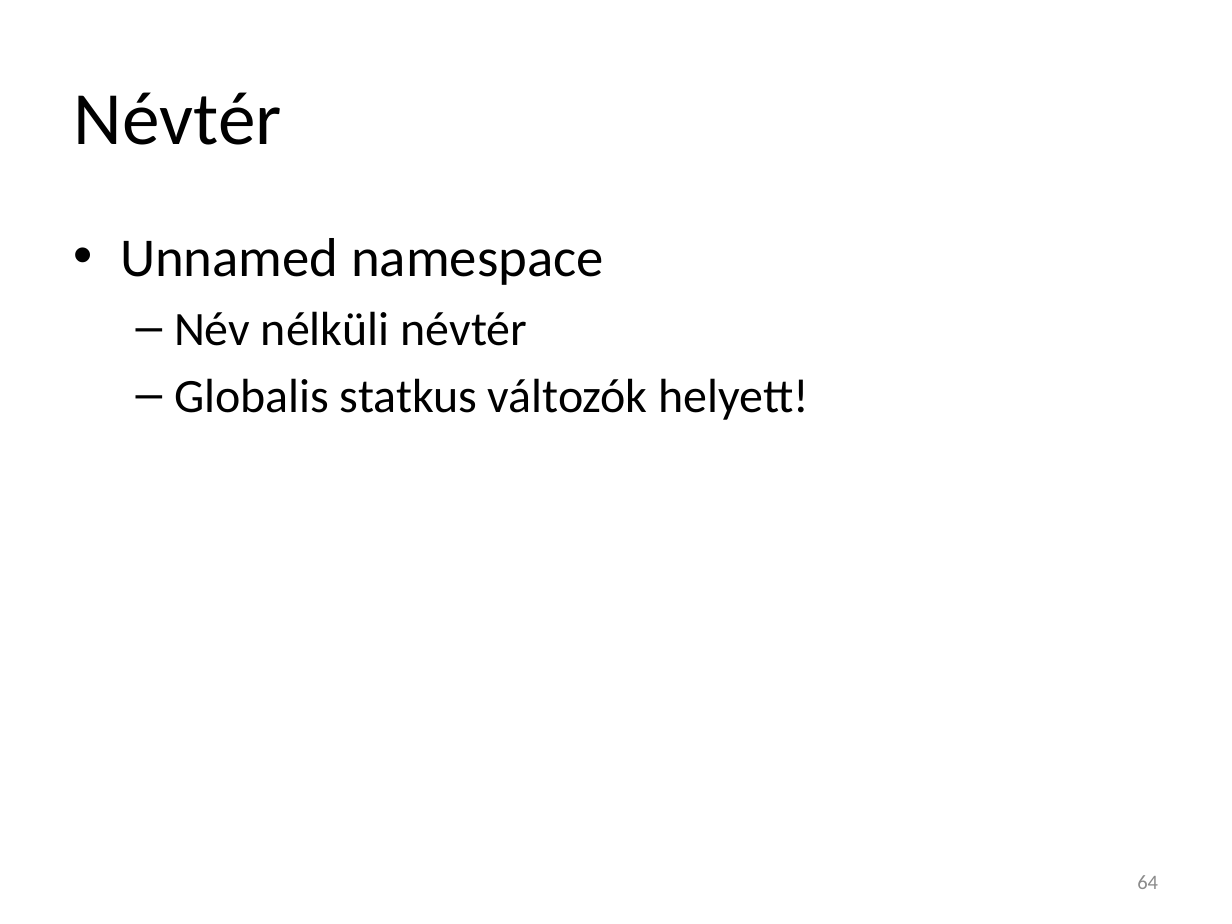
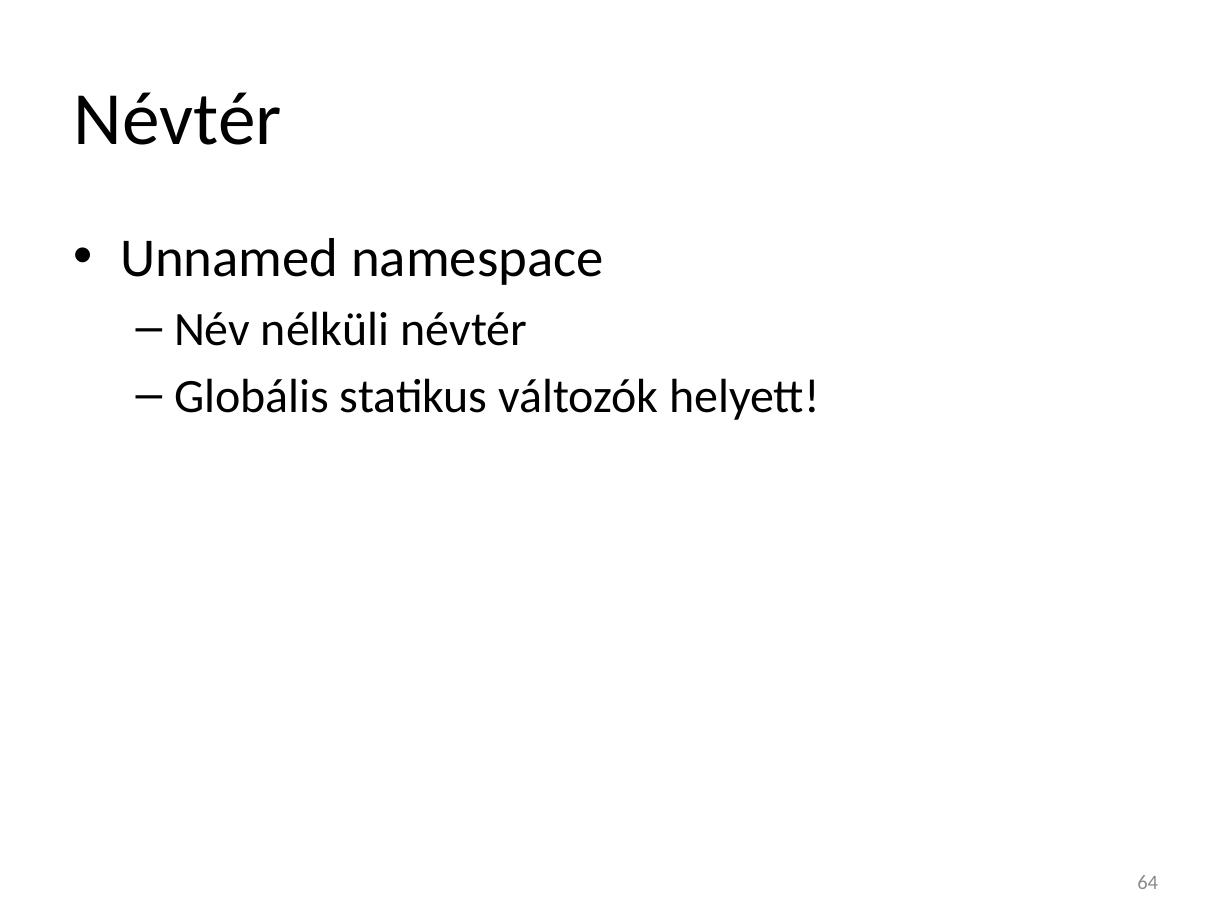
Before and after one commit to torokmark/cppgyak_jegyzet, a slide deck: slide 64 of programozasi_nyelvek_cpp_gyak01.pptx. Drawn at 1232x924 pixels with LibreOffice and Linux fonts; fonts in the diff are those of the drawing. Boxes give left, top, right and bottom in pixels: in the first picture for what was removed or moved away, otherwise in the second. Text is boxed around its words. In the diff, an @@ line names an element or a change of style, - is before the commit and + after.

Commit message:
Fixed: typos

```diff
--- a/programozasi_nyelvek_cpp_gyak01.pptx
+++ b/programozasi_nyelvek_cpp_gyak01.pptx
@@ text at (174,378,819,420): text changed @@
-  – Globalis statkus változók helyett!
+  – Globális statikus változók helyett!
```
Also in this commit, not shown: 8 other slides changed.
